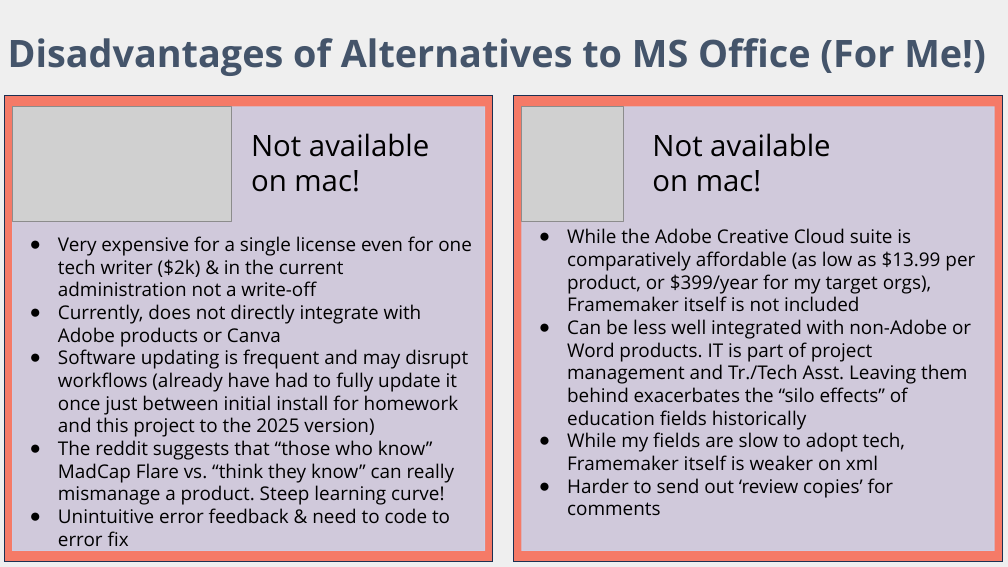
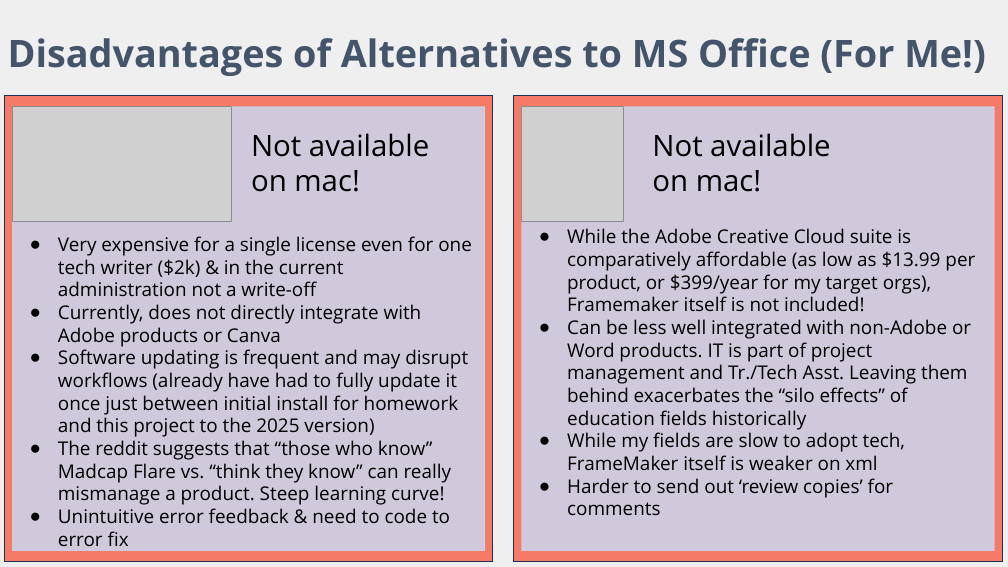
Before and after one commit to ZoeLawson/mcc_tools_tech, a slide deck: slide 6 of Week16-FinalProjects/Tools for Teching Writer's Final Project v.1 - Holt 2025.pptx. Drawn at 1008x567 pixels with LibreOffice and Linux fonts; fonts in the diff are those of the drawing; grey boxes stand for pictures; background and template pictures are left out. Boxes give left, top, right and bottom in pixels: in the first picture for what was removed or moved away, otherwise in the second. Text is boxed around its words. In the diff, an @@ line names an element or a change of style, - is before the commit and + after.

```diff
--- a/Week16-FinalProjects/Tools for Teching Writer's Final Project v.1 - Holt 2025.pptx
+++ b/Week16-FinalProjects/Tools for Teching Writer's Final Project v.1 - Holt 2025.pptx
@@ text at (567,228,975,311): text changed @@
-● While the Adobe Creative Cloud suite is comparatively affordable (as low as $13.99 per product, or $399/year for my target orgs), Framemaker itself is not included
+● While the Adobe Creative Cloud suite is comparatively affordable (as low as $13.99 per product, or $399/year for my target orgs), Framemaker itself is not included!
@@ text at (58,440,451,505): text changed @@
-● The reddit suggests that “those who know” MadCap Flare vs. “think they know” can really mismanage a product. Steep learning curve!
+● The reddit suggests that “those who know” Madcap Flare vs. “think they know” can really mismanage a product. Steep learning curve!
@@ text at (567,432,905,470): text changed @@
-● While my fields are slow to adopt tech, Framemaker itself is weaker on xml
+● While my fields are slow to adopt tech, FrameMaker itself is weaker on xml
```
Also in this commit, not shown: 4 other slides changed.
